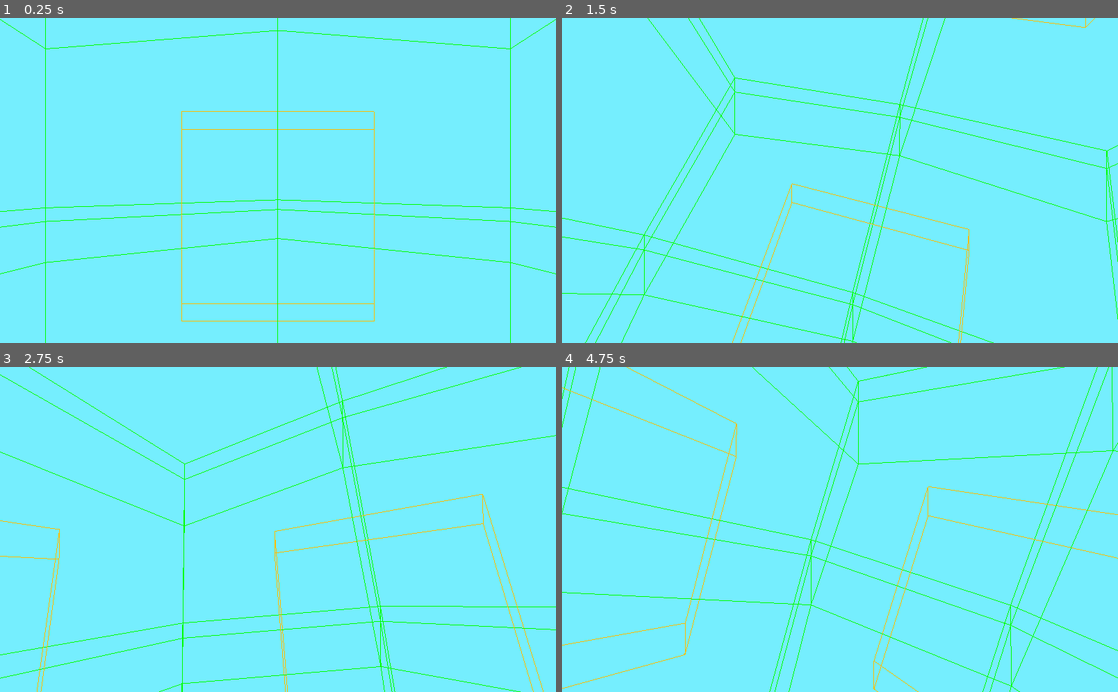
Above: before the commit, frames 1-4 (two rows, left to right).
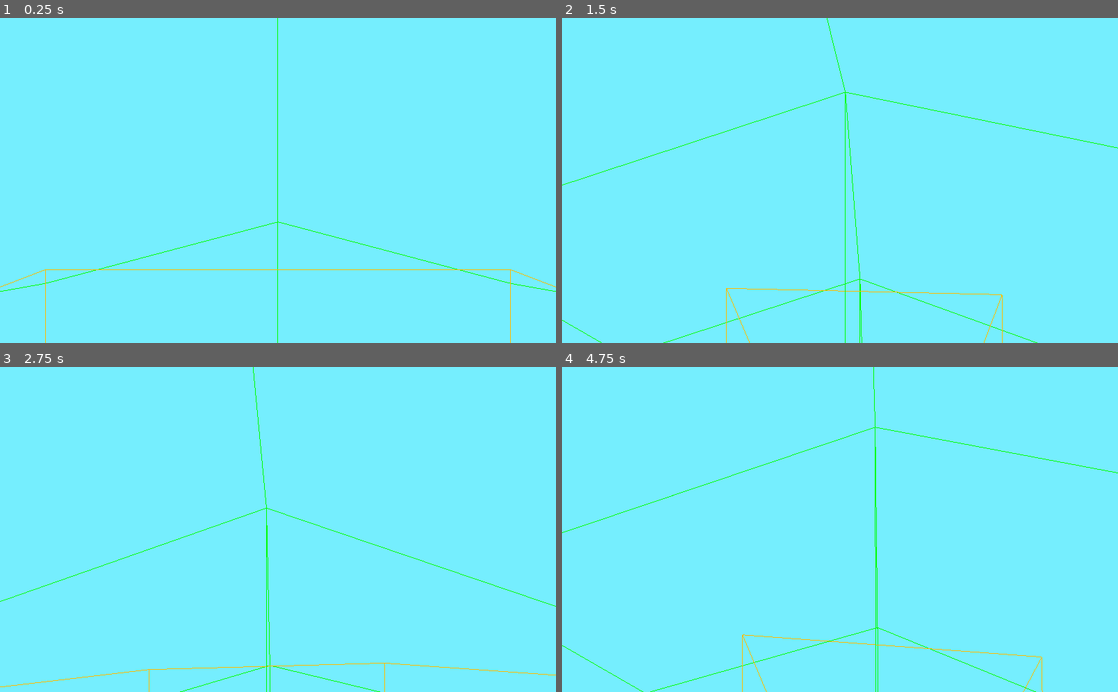
Above: after the commit, the same moments.

Repository: ctkerns/Marching-Cube-Sphere
Game: Godot game, scene res://Scenes/Universe.tscn
Two runs of this game, one before a commit and one after it. Both use one fixed random seed, a clock stepped at 60 frames per second and the inputs below.
Inputs (mouse positions are in pixels of both pictures, inside the frame that each line leads up to):
- Up to frame 1 (0.25 s): no input
- Up to frame 2 (1.5 s): tap Enter at 0.5 s; move the mouse to (867, 180) at 0.52 s; hold W (move_forward) from 0.53 s (still down); move the mouse to (812, 180) at 1.27 s
- Up to frame 3 (2.75 s): keep holding W (move_forward); move the mouse to (289, 523) at 2.02 s
- Up to frame 4 (4.75 s): keep holding W (move_forward); move the mouse to (834, 536) at 2.77 s; move the mouse to (878, 532) at 3.52 s; move the mouse to (795, 526) at 4.27 s

The runs differ from the first frame. In frame 1, 2.0% of the frame differs, in the area x 0-100%, y 0-100%; in frame 2, 3.0%; in frame 3, 3.0%; in frame 4, 3.2%.

Commit message:
Added sphere for collision testing.

Diff:
--- a/Scenes/Planet.tscn
+++ b/Scenes/Planet.tscn
@@ -25,4 +25,8 @@
 transform = Transform( -1.62921e-07, 3.25841e-07, 1, 0, -1, 3.25841e-07, 1, 5.30863e-14, 1.62921e-07, 0, 0, 0 )
 
 [node name="Player" parent="." instance=ExtResource( 3 )]
-transform = Transform( 1, 0, 4.32446e-21, 0, 1, -4.91279e-20, 4.32443e-21, 0, 1, 0, 1, 0 )
+transform = Transform( 1, 0, 4.32446e-21, 0, 1, -4.91279e-20, 4.32443e-21, 0, 1, 0, 10, 0 )
+
+[node name="CSGSphere" type="CSGSphere" parent="."]
+use_collision = true
+radius = 5.0
